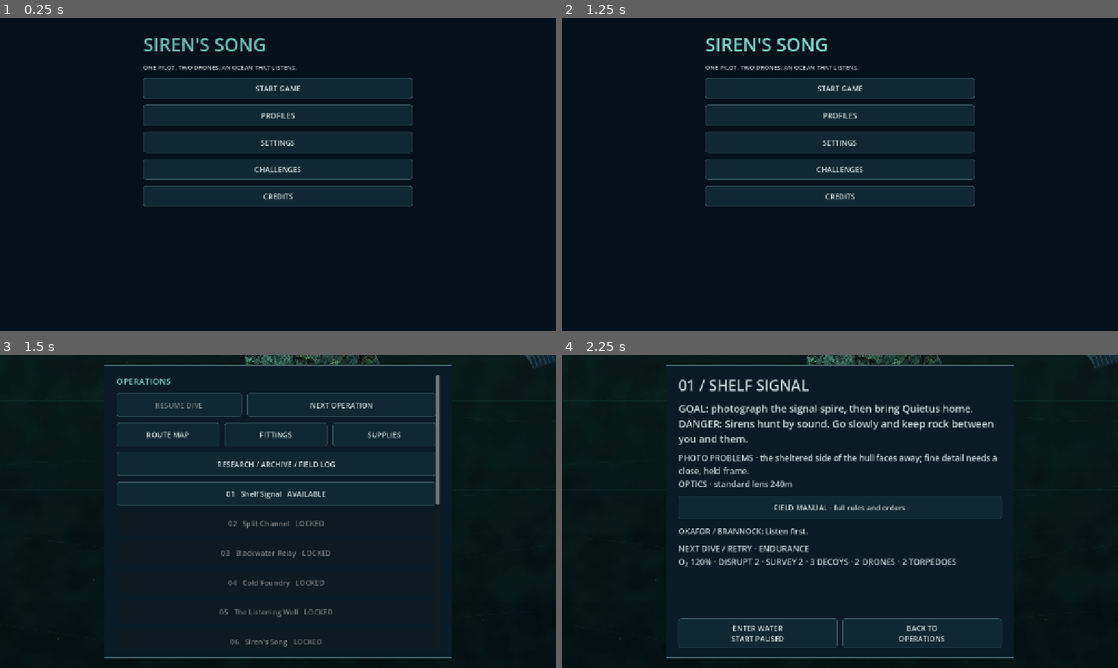
Above: before the commit, frames 1-4 (two rows, left to right).
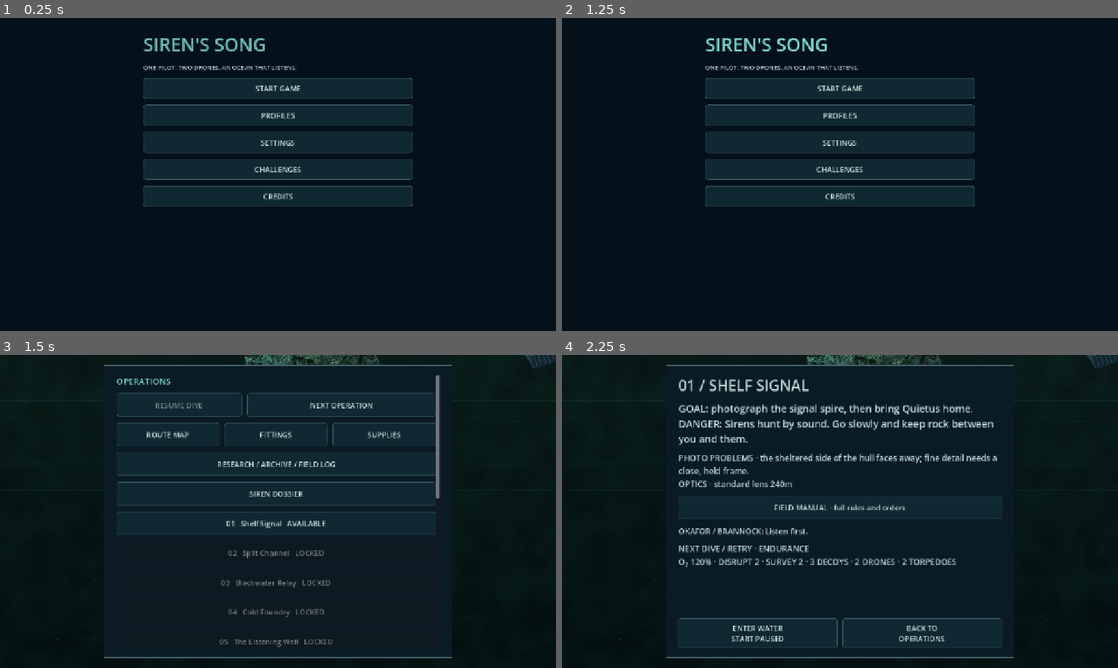
Above: after the commit, the same moments.

Repository: pemunson90-cmd/Siren-s-Song
Game: Godot game, scene res://scenes/main.tscn
Two runs of this game, one before a commit and one after it. Both use one fixed random seed, a clock stepped at 60 frames per second and the inputs below. Sound files missing from this copy of the repository are replaced by a short silence.
Inputs (mouse positions are in pixels of both pictures, inside the frame that each line leads up to):
- Up to frame 1 (0.25 s): no input
- Up to frame 2 (1.25 s): click (840, 155) at 0.5 s, where only the run after the commit has a clickable "SIREN DOSSIER"
- Up to frame 3 (1.5 s): click "START GAME" at 1.25 s
- Up to frame 4 (2.25 s): click "NEXT OPERATION" at 2 s

Frames 1-2 are identical in both runs. In frame 3, 1.5% of the frame differs, in the area x 21-79%, y 43-94%; in frame 4, nothing differs.

Commit message:
Add Siren dossier entry to Operations home

Diff:
--- a/game/src/presentation/ops_home/ops_home.gd
+++ b/game/src/presentation/ops_home/ops_home.gd
@@ -50,6 +50,10 @@
   if action(node)=="fittings":node.text="FITTINGS"
   if action(node)=="economy":node.text="SUPPLIES"
  preload("res://src/presentation/archive/archive_nav.gd").entry(host,shortcuts.get_index()+1)
+ var dossier=host._button(host.panel_box,"SIREN DOSSIER",func():load("res://src/presentation/siren_dossier/siren_dossier.gd").show(host),"siren_dossier")
+ dossier.custom_minimum_size.y=maxf(dossier.custom_minimum_size.y,host.ui_touch_height)
+ for node in host.panel_box.get_children():
+  if action(node)=="archive":host.panel_box.move_child(dossier,node.get_index()+1);break
  var group=VBoxContainer.new();group.add_theme_constant_override("separation",Table.GAP);host.panel_box.add_child(group)
  var fold=host._button(host.panel_box,Table.TEXT.fold%recovered.size(),func():group.visible=not group.visible;host.call_deferred("_layout"),"recovered_fold")
  for node in recovered:node.reparent(group)
@@ -62,6 +66,7 @@
  # Detailed stock comparisons remain reachable without filling the home screen.
  var details=[];var collecting=false;var start=-1
  for node in host.panel_box.get_children():
+  if action(node)=="siren_dossier":continue
   if node is Label and node.text.begins_with("NEXT DIVE / RETRY"):
    collecting=true;start=node.get_index()
   if collecting:details.append(node)
--- a/game/tests/archive_views_ui_tests.gd
+++ b/game/tests/archive_views_ui_tests.gd
@@ -21,7 +21,13 @@
  game._show_campaign();await settle()
  var entry=button(game,"archive")
  check(entry!=null and entry.size.y>=game.ui_touch_height,"Operations offers a full-height RESEARCH / ARCHIVE entry")
+ var dossier_home=button(game,"siren_dossier")
+ check(dossier_home!=null and dossier_home.size.y>=game.ui_touch_height,"Operations offers a full-height Siren dossier entry")
+ check(dossier_home!=null and game.scroll.get_global_rect().encloses(dossier_home.get_global_rect()),"Operations dossier entry remains visible in the scroll viewport")
  check(button(game,"next_operation")!=null and game.scroll.get_global_rect().encloses(button(game,"next_operation").get_global_rect()),"entry leaves the next operation on the first screen")
+ await press(game,"siren_dossier");check(game.screen=="siren_dossier","Operations dossier entry opens the read-only dossier")
+ await android_back();check(game.screen=="menu","Android Back from Operations dossier entry returns to Operations")
+ check(button(game,"archive")!=null,"dossier navigation preserves the Operations archive entry")
  await press(game,"archive");check(game.screen=="archive","entry opens the archive view")
  var text=texts(game)
  check(text.contains("SHELF") and text.contains("PHOTO") and text.contains("QUALITY 80%") and text.contains("ARTIFACT · PRISM CORE · AWAITING RESEARCH"),"archive groups photo, artifact by region")
